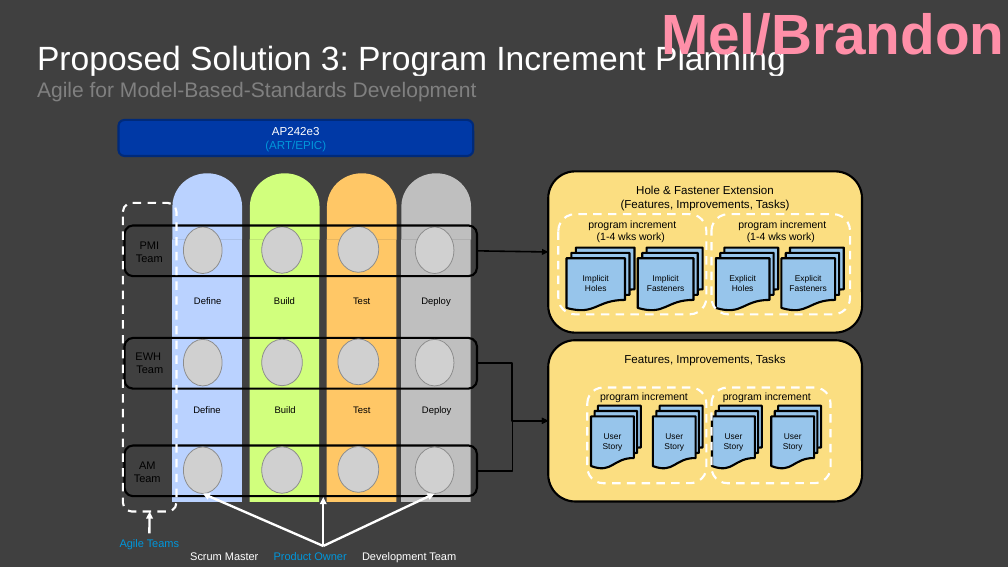
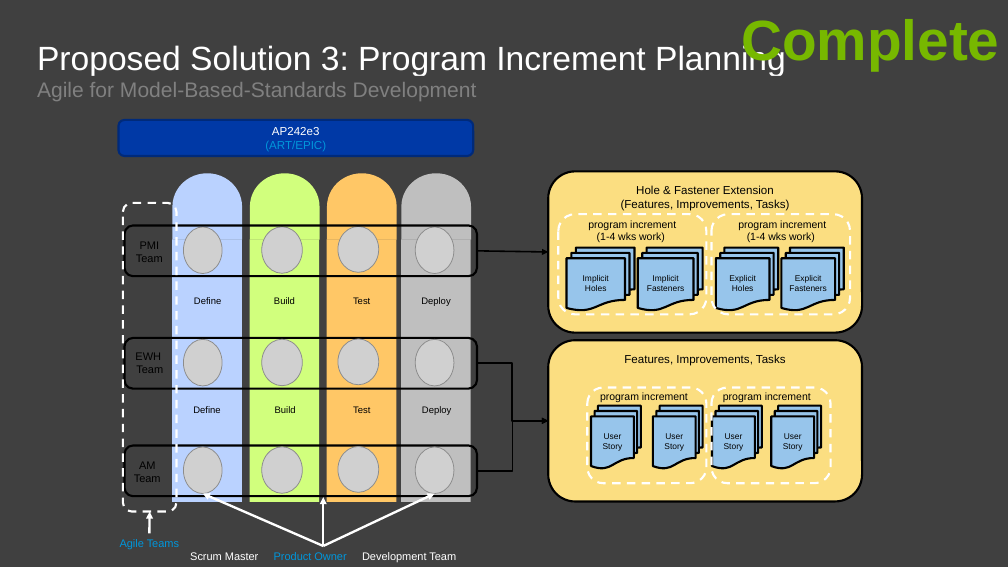
Before and after one commit to agile4mbsd/papers, a slide deck: slide 7 of 01 - Agile for Model-Based Standards Development/D - Presentations/PDES.Presentation.pptx. Drawn at 1008x567 pixels with LibreOffice and Linux fonts; fonts in the diff are those of the drawing; grey boxes stand for pictures; background and template pictures are left out. Boxes give left, top, right and bottom in pixels: in the first picture for what was removed or moved away, otherwise in the second. Text is boxed around its words. In the diff, an @@ line names an element or a change of style, - is before the commit and + after.

```diff
--- a/01 - Agile for Model-Based Standards Development/D - Presentations/PDES.Presentation.pptx
+++ b/01 - Agile for Model-Based Standards Development/D - Presentations/PDES.Presentation.pptx
@@ text removed at [661, 13, 1004, 64] @@
-Mel/Brandon
@@ text added at [741, 19, 999, 70], 54 pt, text #77B800, bold @@
+Complete
```
Also in this commit, not shown: 8 other slides changed.
